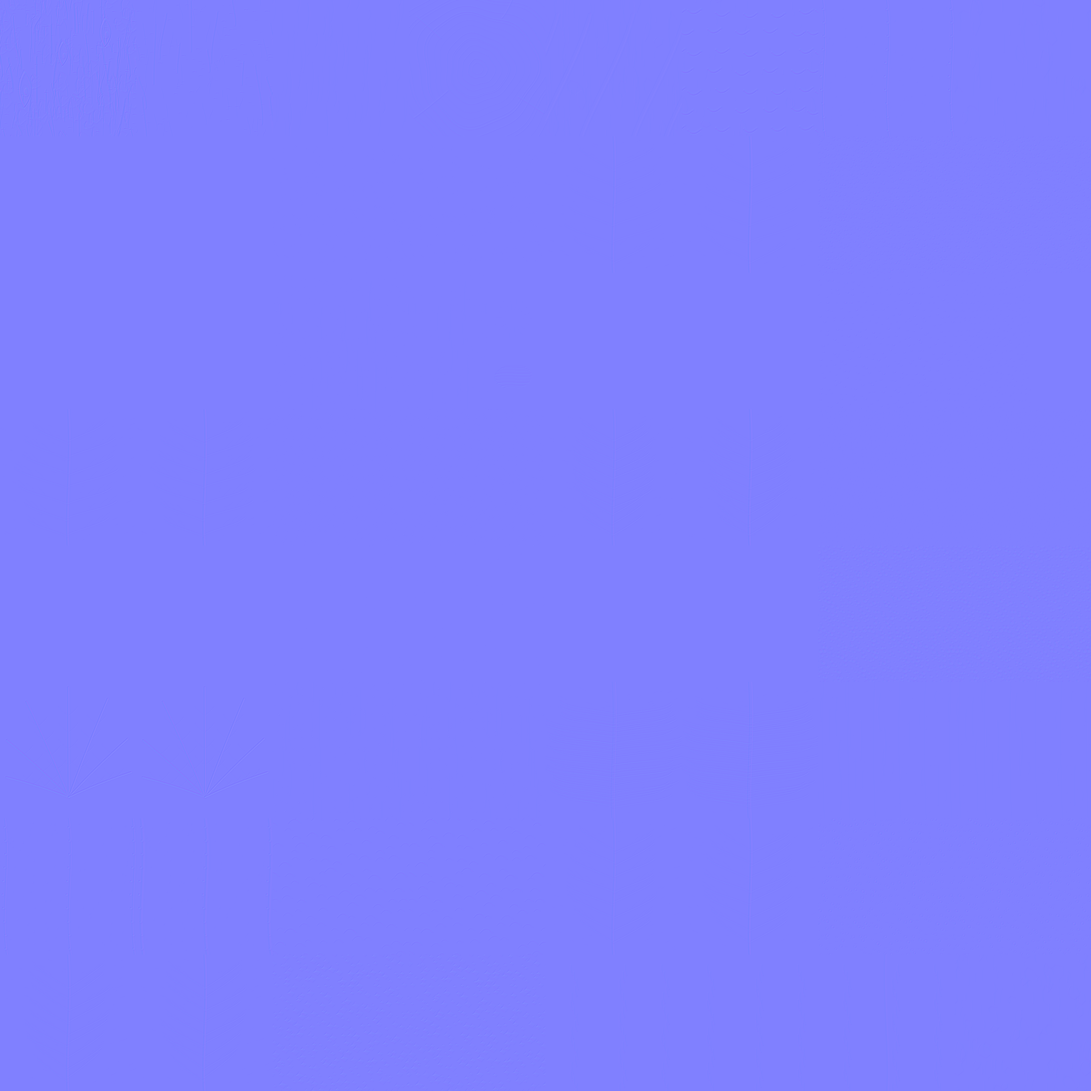
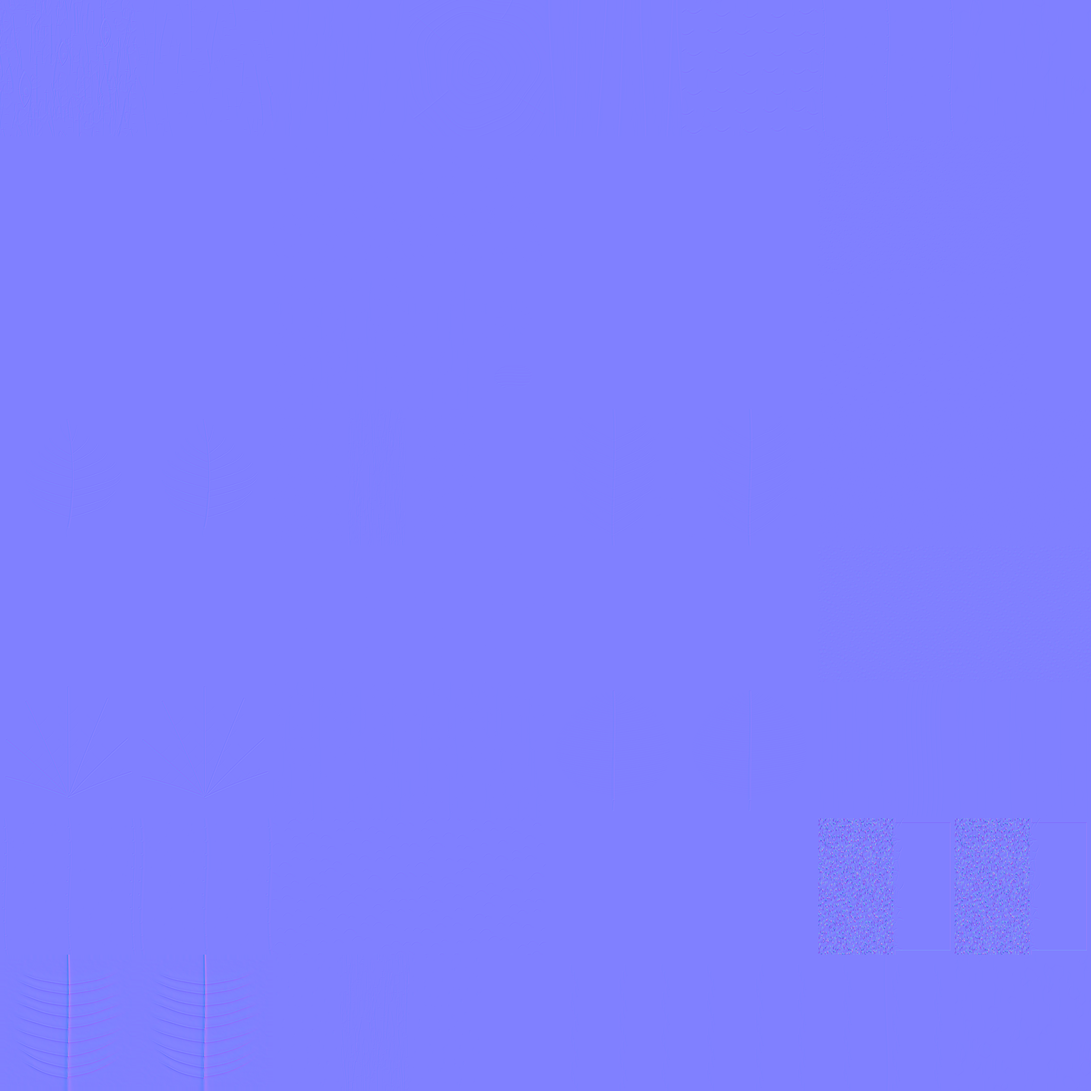
Revision of a layered 1091×1091 image; what changed, layer by layer:
added layer "Durian/LeafAccent / baked leaf" in group "Durian" over [140, 955, 273, 1091]
painted on "Durian/LeafAccent / normal" over [140, 955, 273, 1091]
added layer "Durian/Leaf / baked leaf" in group "Durian" over [4, 955, 137, 1091]
painted on "Durian/Leaf / normal" over [4, 955, 137, 1091]
painted on "Durian/FruitReady / normal" over [409, 955, 546, 1091]
painted on "Durian/FruitForming / normal" over [272, 955, 410, 1091]
added layer "Rambutan/FruitReady / baked peel" in group "Rambutan" over [955, 818, 1031, 956]
moved "Rambutan/FruitReady / normal" above "Rambutan/FruitReady / relief master", painted on it over [955, 818, 1091, 956]
added layer "Rambutan/FruitForming / baked peel" in group "Rambutan" over [818, 818, 894, 956]
moved "Rambutan/FruitForming / normal" above "Rambutan/FruitForming / relief master", painted on it over [818, 818, 956, 956]
painted on "Rambutan/LeafAccent / normal" over [703, 818, 814, 956]
painted on "Rambutan/Leaf / normal" over [566, 818, 678, 956]
moved "Banana/FruitForming / normal" above "Banana/FruitForming / relief master", painted on it over [818, 682, 956, 819]
painted on "Banana/LeafAccent / normal" over [682, 682, 819, 819]
painted on "Banana/Leaf / normal" over [545, 682, 683, 819]
painted on "Pear/LeafAccent / normal" over [150, 409, 258, 546]
painted on "Pear/Leaf / normal" over [14, 409, 122, 546]
painted on "Pear/FruitReady / normal" over [409, 409, 546, 546]
painted on "Pear/FruitForming / normal" over [272, 409, 410, 546]
moved "Orange/FruitReady / normal" above "Orange/FruitReady / relief master", painted on it over [955, 136, 1091, 273]
painted on "Orange/LeafAccent / normal" over [701, 136, 812, 273]
painted on "Orange/Leaf / normal" over [564, 136, 675, 273]
moved "BananaSheath / normal" above "BananaSheath / relief master", painted on it over [545, 0, 683, 137]
